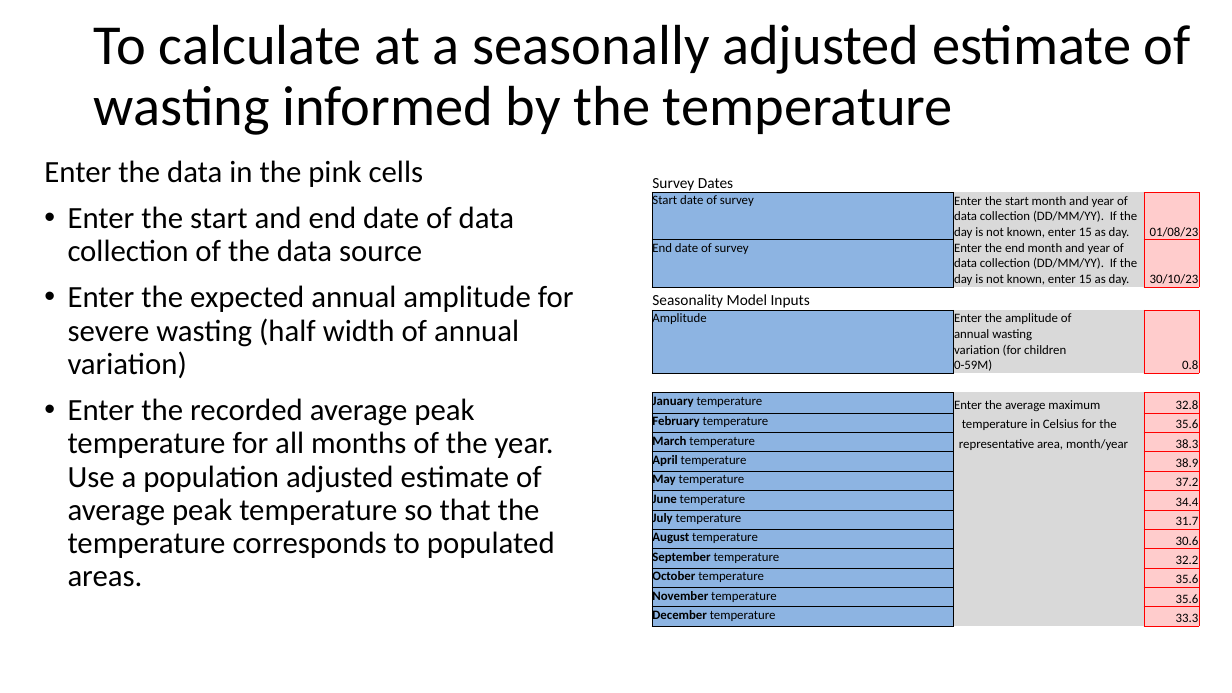
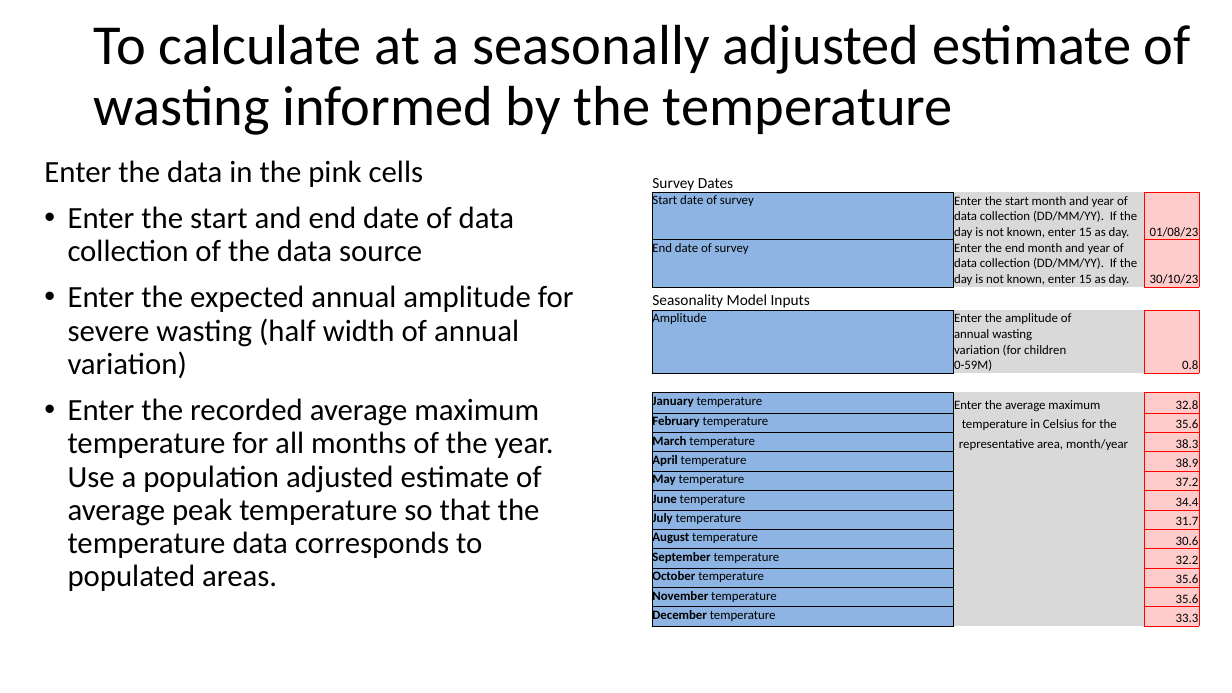
Before and after one commit to RobertJohnston/GNC_calculator, a slide deck: slide 12 of Seasonally Adjusted Wasting Estimates_EN.pptx. Drawn at 1232x693 pixels with LibreOffice and Linux fonts; fonts in the diff are those of the drawing. Boxes give left, top, right and bottom in pixels: in the first picture for what was removed or moved away, otherwise in the second. Text is boxed around its words. In the diff, an @@ line names an element or a change of style, - is before the commit and + after.

Commit message:
updated language on peak maximum temperature

```diff
--- a/Seasonally Adjusted Wasting Estimates_EN.pptx
+++ b/Seasonally Adjusted Wasting Estimates_EN.pptx
@@ text at [68,398,554,591]: text changed @@
-• Enter the recorded average peak temperature for all months of the year. Use a population adjusted estimate of average peak temperature so that the temperature corresponds to populated areas.
+• Enter the recorded average maximum temperature for all months of the year. Use a population adjusted estimate of average peak temperature so that the temperature data corresponds to populated areas.
```
